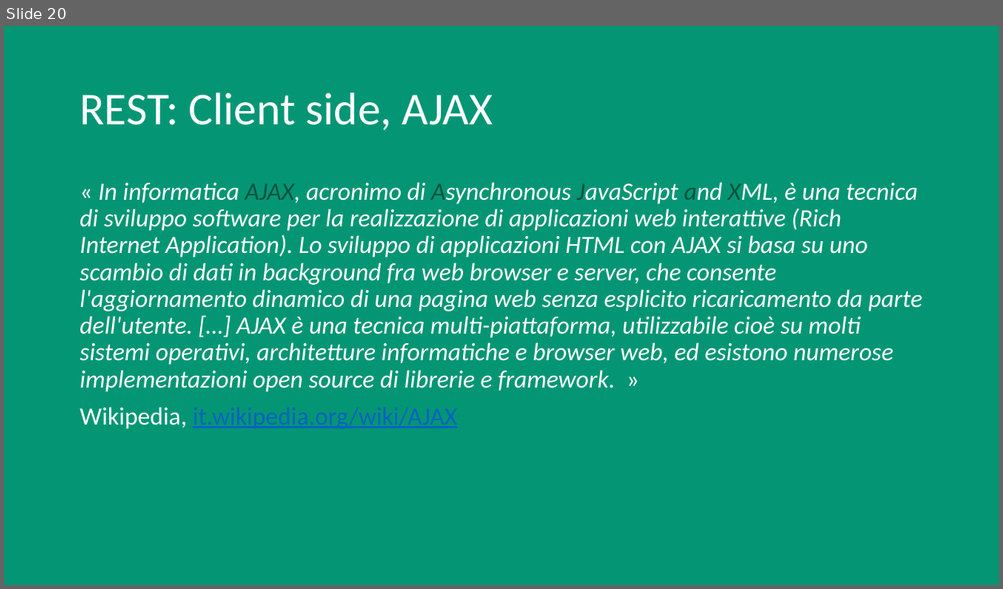
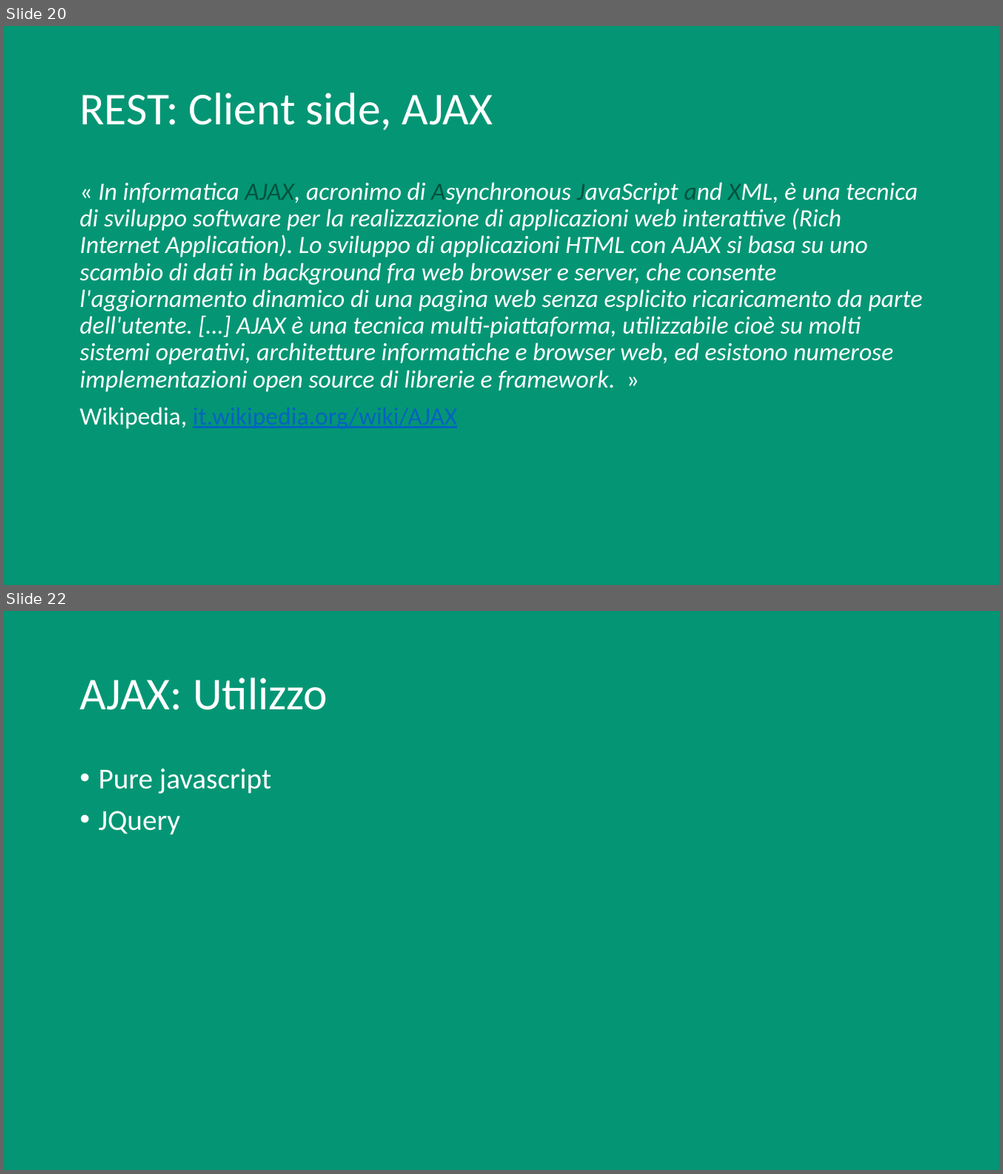
Before and after one commit to vassallocarlo/Tesi-RESTful, a slide deck: REST.pptx. Shown one above the other, each under a label of ours: slide 20 before the commit, slides 20 and 22 after it; the slides between them are not shown. The pictures are 1003x589 and 1003x1174 pixels, drawn with LibreOffice and Linux fonts; fonts in the diff are those of the drawing. Boxes give left, top, right and bottom in pixels: in the first picture for what was removed or moved away, otherwise in the second. Text is boxed around its words. In the diff, an @@ line names an element or a change of style, - is before the commit and + after.

```diff
--- a/REST.pptx
+++ b/REST.pptx
@@ slide 22 added at bbox=[4, 611, 999, 1170], background #049674 @@
@@ title added at bbox=[79, 678, 327, 710], 44 pt, text #FFFFFF @@
+AJAX: Utilizzo
@@ text added at bbox=[99, 769, 271, 835], 28 pt, text #FFFFFF @@
+• Pure javascript
+• JQuery
```
Also in this commit, not shown: 6 slides changed, 8 other slides added, 9 other files.
